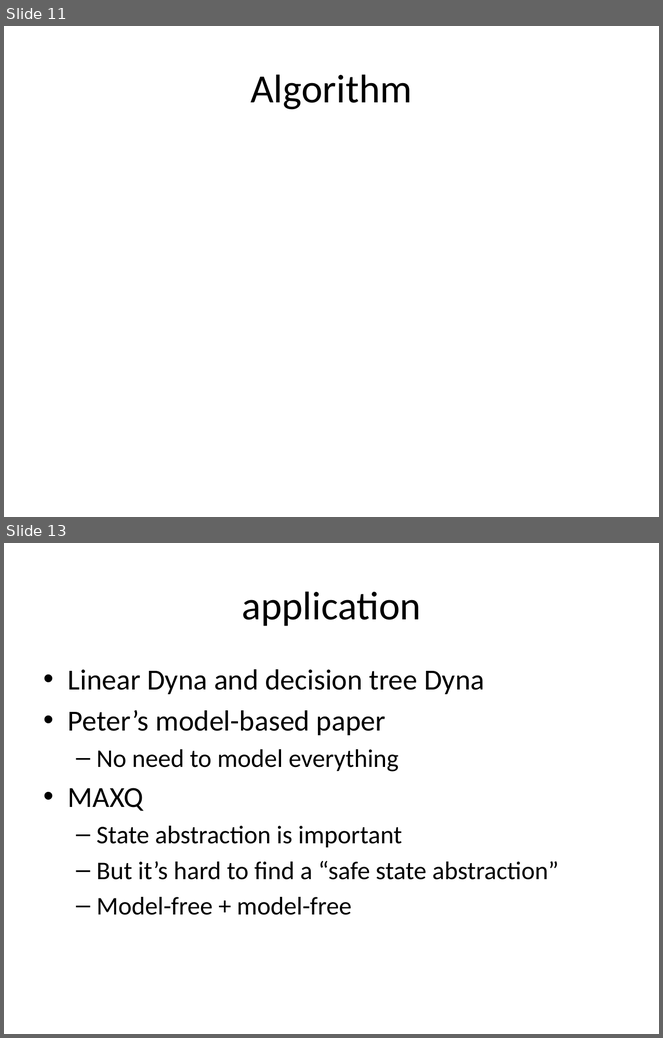
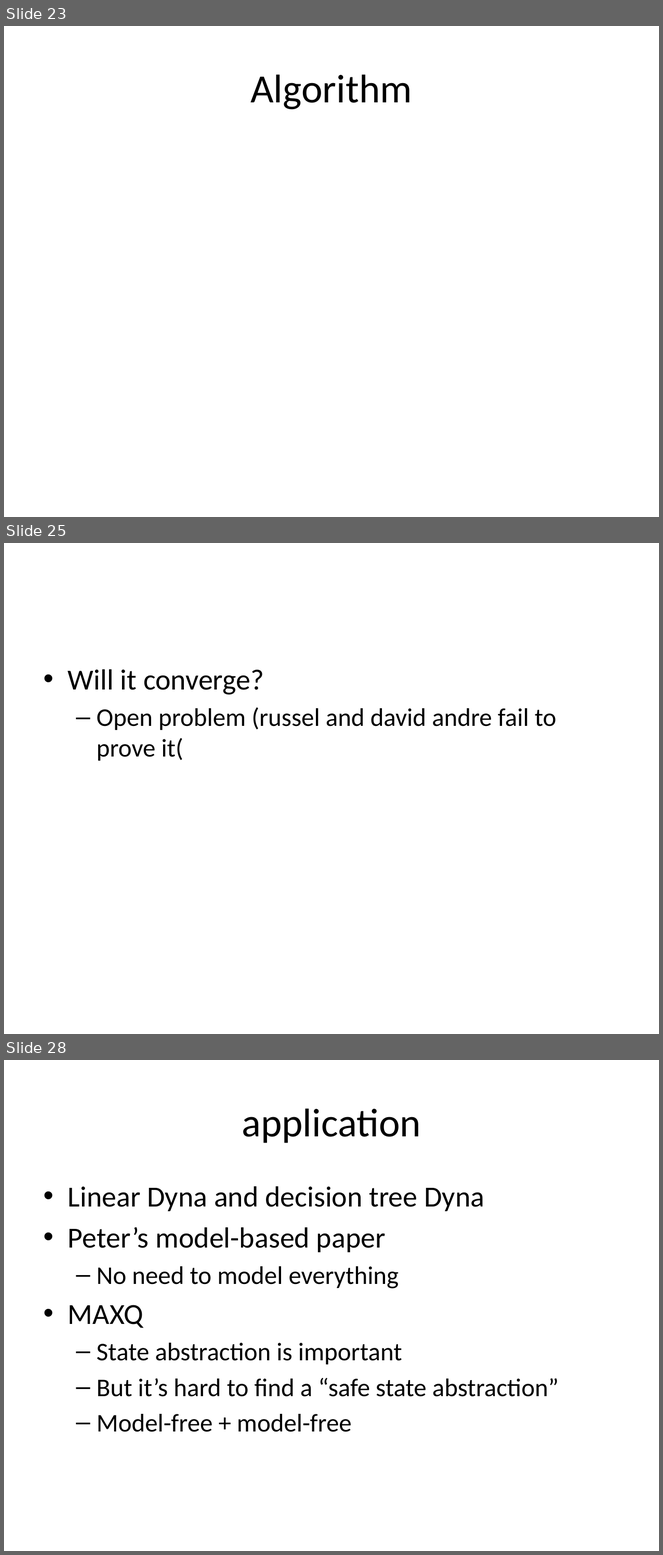
Before and after one commit to lono175/Thesis, a slide deck: OptimalPlanning.pptx. Shown one above the other, each under a label of ours: slides 11 and 13 before the commit, slides 23, 25 and 28 after it; the slides between them are not shown. The pictures are 663x1038 and 663x1555 pixels, drawn with LibreOffice and Linux fonts; fonts in the diff are those of the drawing. Boxes give left, top, right and bottom in pixels: in the first picture for what was removed or moved away, otherwise in the second. Text is boxed around its words. In the diff, an @@ line names an element or a change of style, - is before the commit and + after.

```diff
--- a/OptimalPlanning.pptx
+++ b/OptimalPlanning.pptx
@@ slide 25 added at <box>4,543,659,1034</box>, background #FFFFFF @@
@@ text added at <box>68,669,557,761</box>, 28 pt, text #000000 @@
+• Will it converge?
+  – Open problem (russel and david andre fail to prove it(
@@ what was slide 11 is now slide 23 @@
@@ what was slide 13 is now slide 28 @@
```
Also in this commit, not shown: 10 slides changed, 25 other slides added, 1 slide removed.
